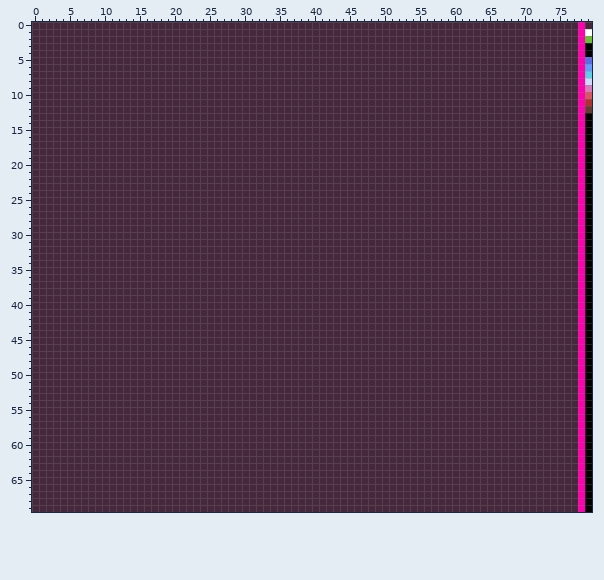
Sprite sheet, stored at bin/programs/data/bitmaps/world_of_fire.png. This is how it looked before the edit.
The file is 80x70 pixels.
And afterwards:
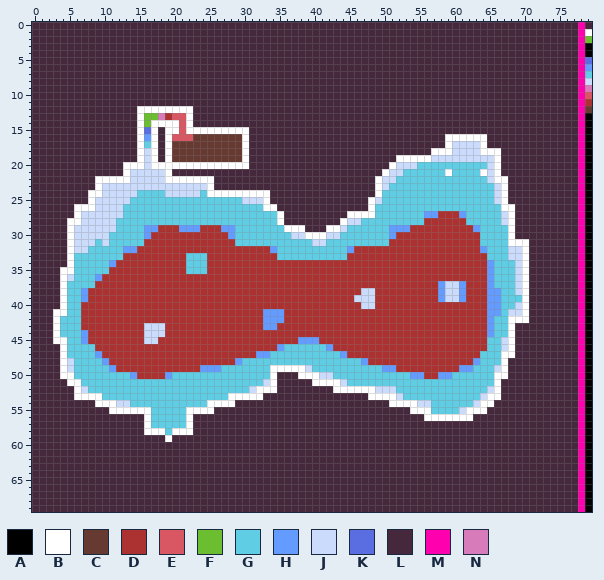
Palette (. is transparent): A #000000  B #ffffff  C #663931  D #ac3232  E #d95763  F #6abe30  G #5fcde4  H #639bff  J #cbdbfc  K #5b6ee1  L #45283c  M #ff00af  N #d77bba
What changed:
Changed rows in their new state; - is an unchanged pixel.
first column x 3:
12 ------------BBBBBBBB------------------------------------------------
13 ------------BFFNDEEB------------------------------------------------
14 ------------BFBBBBEB------------------------------------------------
15 ------------BKB-BBEBBBBBBBBB----------------------------------------
16 ------------BHB-BEEECCCCCCCB----------------------------BBBBBB------
17 ------------BGB-BCCCCCCCCCCB----------------------------BJJJJB------
18 ------------BJB-BCCCCCCCCCCB--------------------------BBBJJJJBBB----
19 ------------BJB-BCCCCCCCCCCB---------------------BBBBBJJJJJJJJJB----
20 ----------BBBJBBBBBBBBBBBBBB--------------------BJJJGGGGGGGGGGJB----
21 ----------BJJJJJB------------------------------BJJGGGGGGBGGGGBJB----
22 ------BBBBBJJJJJBBBBBBB-----------------------BJJGGGGGGGGGGGGGJBB---
23 ------BJJJJJJJJJJJJJJJB-----------------------BJGGGGGGGGGGGGGGGJB---
24 -----BBJJJJJGGGGJJJJJGBBBBBBBBB---------------BGGGGGGGGGGGGGGGGJB---
25 -----BJJJJJGGGGGGGGGGGGGGGGJJJB--------------BJGGGGGGGGGGGGGGGGJB---
26 ---BBBJJJJGGGGGGGGGGGGGGGGGGGGBB-------------BGGGGGGGGGGGGGGGGGGBB--
27 ---BJJJJJJGGGGGGGGGGGGGGGGGGGGGGB---------BBBBGGGGGGGHHDDDHGGGGGJB--
28 --BBJJJJJGGGGGGGGGGGGGGGGGGGGGGGB--------BJJGGGGGGGGGDDDDDDGGGGGJB--
29 --BJJJJJJGGGGHHDDDHHHDDDHHGGGGGGGBBB---BBJGGGGGGHHHDDDDDDDDDHGGGGB--
30 --BJJJJJGGGGGHDDDDDDDDDDDHGGGGGGGGJJBBBJJGGGGGGGHDDDDDDDDDDDDGGGGB--
31 --BJJJGJGGGGGDDDDDDDDDDDDDGGGGGGGGGGGJJGGGGGGGGGDDDDDDDDDDDDDGGGGBBB
32 --BJJGGGGGHHDDDDDDDDDDDDDDDDDDDHGGGGGGGGGGHDDDDDDDDDDDDDDDDDDHGGGJJB
33 --BGGGGGGGDDDDDDDDDGGGDDDDDDDDDDGGGGGGGGGGDDDDDDDDDDDDDDDDDDDDGGGJJB
34 --BGGGGGHDDDDDDDDDDGGGDDDDDDDDDDDDDDDDDDDDDDDDDDDDDDDDDDDDDDDDHGGGJB
35 -BBGGGGGDDDDDDDDDDDGGGDDDDDDDDDDDDDDDDDDDDDDDDDDDDDDDDDDDDDDDDHGGGJB
36 -BJGGGHDDDDDDDDDDDDDDDDDDDDDDDDDDDDDDDDDDDDDDDDDDDDDDDDDDDDDDDHGGGJB
37 -BGGGGDDDDDDDDDDDDDDDDDDDDDDDDDDDDDDDDDDDDDDDDDDDDDDDDDHJJHDDDHGGGJB
38 -BGGHDDDDDDDDDDDDDDDDDDDDDDDDDDDDDDDDDDDDDDDJJDDDDDDDDDHJJHDDDHHGGJB
39 -BGGHDDDDDDDDDDDDDDDDDDDDDDDDDDDDDDDDDDDDDDJJJDDDDDDDDDHJJHDDDHHGGGB
40 -BGGDDDDDDDDDDDDDDDDDDDDDDDDDDDDDDDDDDDDDDDDJJDDDDDDDDDDDDDDDDHHGGJB
41 BBGGDDDDDDDDDDDDDDDDDDDDDDDDDDHHHDDDDDDDDDDDDDDDDDDDDDDDDDDDDDHHGJJB
42 BGGGDDDDDDDDDDDDDDDDDDDDDDDDDDHHHDDDDDDDDDDDDDDDDDDDDDDDDDDDDDHGGBBB
43 BGGGDDDDDDDDDJJJDDDDDDDDDDDDDDHHDDDDDDDDDDDDDDDDDDDDDDDDDDDDDDHGGB--
44 BGGGHDDDDDDDDJJJDDDDDDDDDDDDDDDDDDDDDDDDDDDDDDDDDDDDDDDDDDDDDDHGGB--
45 BBGGHDDDDDDDDJJDDDDDDDDDDDDDDDDDDDDHHHDDDDDDDDDDDDDDDDDDDDDDDDGGJB--
46 -BGGGGDDDDDDDDDDDDDDDDDDDDDDDDDDHGGGGGGHDDDDDDDDDDDDDDDDDDDDDDGGJB--
47 -BGGGGHDDDDDDDDDDDDDDDDDDDDDDHHGGGGGGGGGGHDDDDDDDDDDDDDDDDDDDGGGBB--
48 -BJGGGGHDDDDDDDDDDDDDDDDDDHGGGGGGGGGGGGGGGGGHDDDDDDDDDDDDDDDHGGGB---
49 -BJGGGGGHDDDDDDDDDDDDHHHGGGGGGGBBBBBJGGGGGGGGGGHHDDDDDDDDDHHGGGJB---
50 -BBGGGGGGGGHDDDDHGGGGGGGGGGGGGGB---BBBJJGGGGGGGGGGGHHDDHHGGGGGGBB---
51 --BBGGGGGGGGGGGGGGGGGGGGGGGGGGJB-----BBBBJGGGGGGGGGGGGGGGGGGGGGB----
52 ---BJGGGGGGGGGGGGGGGGGGGGGGGJBBB--------BBBBBBJJJGGGGGGGGGGGGGJB----
53 ---BBBBGGGGGGGGGGGGGGGGGGBBBBB---------------BBBBJGGGGGGGGGGGJBB----
54 ------BBBJJGGGGGGGGGGGBBBB----------------------BBBBJJGGGGGGJBB-----
55 --------BBBBBBGGGGGBBBB----------------------------BBBGGGGJBBB------
56 -------------BGGGGGB---------------------------------BBBBBBB--------
57 -------------BGGGGGB------------------------------------------------
58 -------------BBBGBBB------------------------------------------------
59 ----------------B---------------------------------------------------
Boxes around the changes in both pictures, in picture pixels (x1, y1, x2, y2):
changed: (53, 106, 529, 442)
